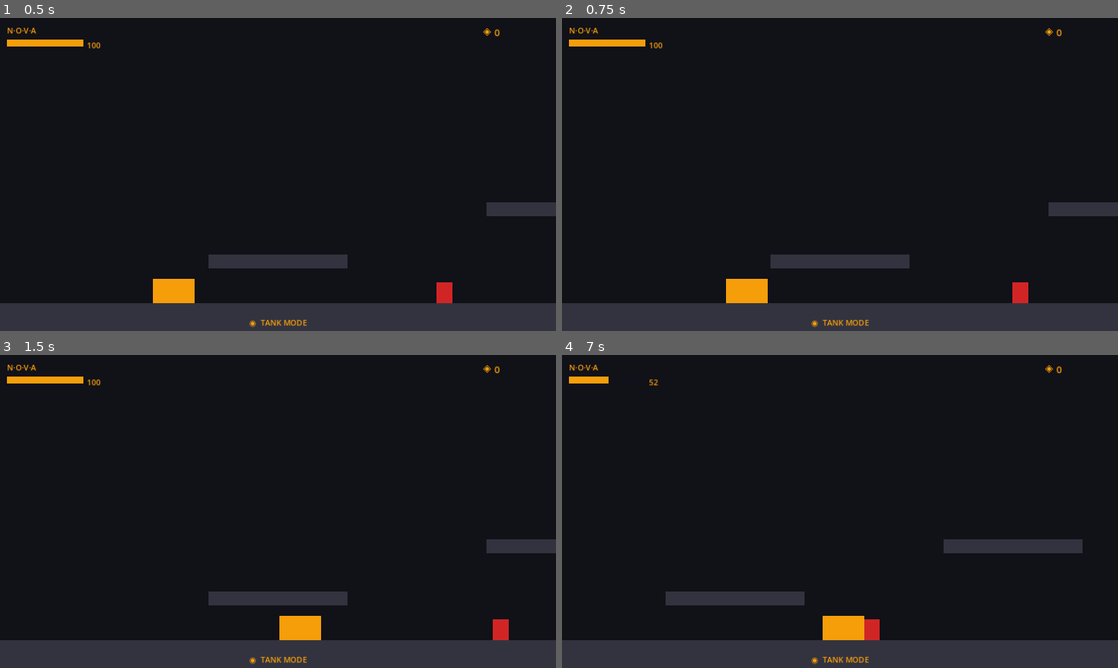
Above: before the commit, frames 1-4 (two rows, left to right).
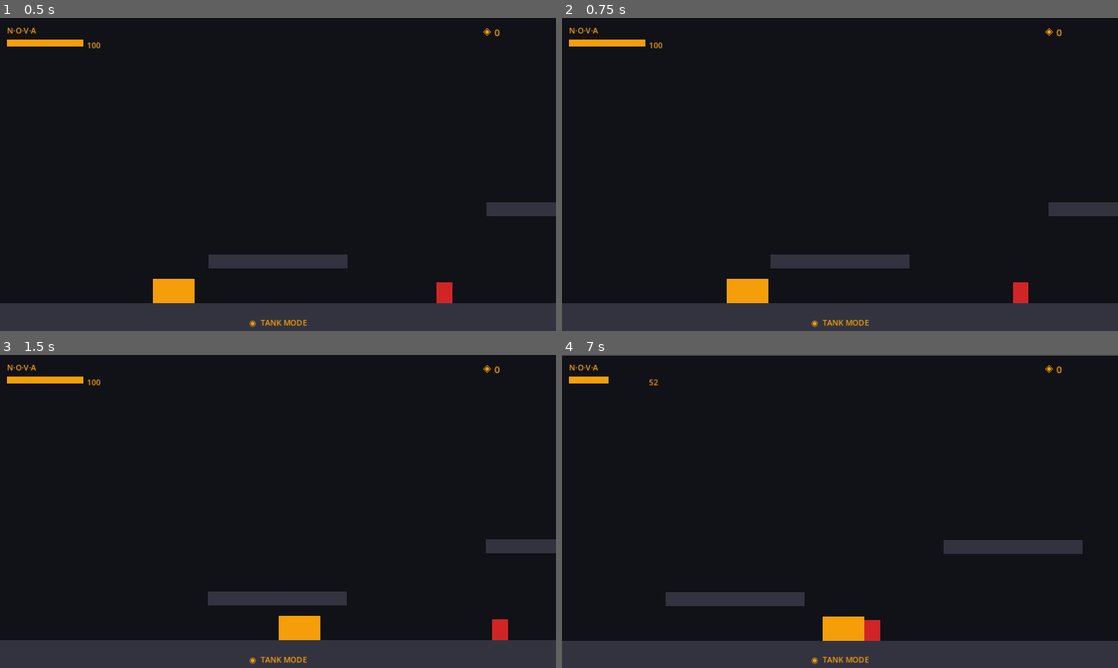
Above: after the commit, the same moments.

Repository: readycheck-studios/steeleternal
Game: Godot game, scene res://scenes/levels/TestRoom.tscn
Two runs of this game, one before a commit and one after it. Both use one fixed random seed, a clock stepped at 60 frames per second and the inputs below.
Inputs (mouse positions are in pixels of both pictures, inside the frame that each line leads up to):
- Up to frame 1 (0.5 s): no input
- Up to frame 2 (0.75 s): move the mouse to (812, 237) at 0.52 s; press the mouse at (812, 237) at 0.53 s; hold D (p_move_right) from 0.53 s (still down)
- Up to frame 3 (1.5 s): keep holding D (p_move_right); tap W (p_jump) at 0.77 s; move the mouse to (444, 558) at 1.27 s; release the mouse at (444, 558) at 1.28 s; click (444, 558) at 1.35 s
- Up to frame 4 (7 s): tap W (p_jump) at 1.52, 3.02, 3.77, 4.52, 6.02, 6.77 s; move the mouse to (673, 464) at 2.02 s; release D (p_move_right) at 2.03 s; hold Space (p_interact) 2.03-2.78 s; hold A (p_move_left) 2.03-4.28 s; click (673, 464) at 2.3 s; move the mouse to (867, 511) at 2.77 s; click (867, 511) at 2.85 s; move the mouse to (756, 433) at 3.52 s; press the mouse at (756, 433) at 3.53 s; move the mouse to (962, 495) at 4.27 s; release the mouse at (962, 495) at 4.28 s; hold D (p_move_right) from 4.28 s (still down); tap Space (p_interact) at 4.35 s; click (962, 495) at 4.55 s; move the mouse to (728, 527) at 5.02 s; press the mouse at (728, 527) at 5.03 s; move the mouse to (895, 442) at 5.77 s; release the mouse at (895, 442) at 5.78 s; click (895, 442) at 5.85 s; move the mouse to (812, 574) at 6.52 s; hold Space (p_interact) from 6.53 s (still down); click (812, 574) at 6.8 s

Frame 1 is identical in both runs. In frame 2, less than 0.1% of the frame differs, in the area x 29-82%, y 83-92%; in frame 3, less than 0.1%; in frame 4, 0.7%, in the area x 0-100%, y 0-92%.

Commit message:
feat: N.O.V.A. kinetic cannon — mouse-aim firing, projectiles, screen shake
- scripts/weapons/projectile.gd: CharacterBody2D, travels at 500px/s,
  deals damage on enemy contact, despawns on world hit or 2s lifetime,
  rotates visual to match travel direction
- scenes/weapons/Projectile.tscn: amber tracer polygon, Layer 6, mask 65
- data/weapons/cannon_kinetic.tres: WeaponData — 25 dmg, 0.25s fire rate,
  0.6 shake intensity
- scripts/globals/Events.gd: add on_screen_shake(intensity) signal
- scripts/player/nova.gd: @export main_weapon + projectile_scene; fires
  toward mouse cursor on p_attack (left click); hardpoint mirrors to
  facing direction; crush damage now routes to enemy.take_damage()
- scripts/player/player_manager.gd: on_screen_shake handler drives
  camera_manager.offset with randf noise decaying at 10x/s
- scenes/player/PlayerRoot.tscn: assign cannon_kinetic.tres + Projectile.tscn
  to NOVA_Tank exports

Co-Authored-By: Claude Sonnet 4.6 <noreply@anthropic.com>

Diff:
--- /dev/null
+++ b/godot/data/weapons/cannon_kinetic.tres
@@ -0,0 +1,13 @@
+[gd_resource type="Resource" script_class="WeaponData" load_steps=2 format=3]
+
+[ext_resource type="Script" path="res://scripts/weapons/WeaponData.gd" id="1_wd"]
+
+[resource]
+script = ExtResource("1_wd")
+weapon_name = "Kinetic Cannon"
+damage = 25.0
+fire_rate = 0.25
+ammo_type = "kinetic"
+screen_shake_intensity = 0.6
+is_automatic = false
+hardpoint = "main"
--- a/godot/scenes/player/PlayerRoot.tscn
+++ b/godot/scenes/player/PlayerRoot.tscn
@@ -1,9 +1,11 @@
-[gd_scene load_steps=7 format=3]
+[gd_scene load_steps=9 format=3]
 
 [ext_resource type="Script" path="res://scripts/player/player_manager.gd" id="1_mgr"]
 [ext_resource type="Script" path="res://scripts/player/nova.gd" id="2_nova"]
 [ext_resource type="Script" path="res://scripts/player/jason.gd" id="3_jason"]
 [ext_resource type="Script" path="res://scripts/player/tether_handler.gd" id="4_tether"]
+[ext_resource type="PackedScene" path="res://scenes/weapons/Projectile.tscn" id="5_proj"]
+[ext_resource type="Resource" path="res://data/weapons/cannon_kinetic.tres" id="6_cannon"]
 
 [sub_resource type="RectangleShape2D" id="RectangleShape2D_nova"]
 size = Vector2(48, 28)
@@ -18,6 +20,8 @@
 collision_layer = 2
 collision_mask = 73
 script = ExtResource("2_nova")
+main_weapon = ExtResource("6_cannon")
+projectile_scene = ExtResource("5_proj")
 
 [node name="CollisionShape2D" type="CollisionShape2D" parent="NOVA_Tank"]
 shape = SubResource("RectangleShape2D_nova")
--- /dev/null
+++ b/godot/scenes/weapons/Projectile.tscn
@@ -0,0 +1,19 @@
+[gd_scene load_steps=3 format=3]
+
+[ext_resource type="Script" path="res://scripts/weapons/projectile.gd" id="1_proj"]
+
+[sub_resource type="RectangleShape2D" id="RectangleShape2D_proj"]
+size = Vector2(14, 4)
+
+[node name="Projectile" type="CharacterBody2D"]
+collision_layer = 32
+collision_mask = 65
+script = ExtResource("1_proj")
+
+[node name="CollisionShape2D" type="CollisionShape2D" parent="."]
+shape = SubResource("RectangleShape2D_proj")
+
+; Amber tracer — elongated along x, rotation applied at runtime by setup()
+[node name="Visual" type="Polygon2D" parent="."]
+polygon = PackedVector2Array(-7, -2, 7, -2, 7, 2, -7, 2)
+color = Color(1.0, 0.82, 0.15, 1.0)
--- a/godot/scripts/globals/Events.gd
+++ b/godot/scripts/globals/Events.gd
@@ -28,3 +28,6 @@
 
 # --- Run ---
 signal on_run_ended(cause: String)  # e.g. "jason_died", "nova_destroyed", "tether_severed"
+
+# --- Camera ---
+signal on_screen_shake(intensity: float)  # 0.0 to 1.0 normalised
--- a/godot/scripts/player/nova.gd
+++ b/godot/scripts/player/nova.gd
@@ -12,10 +12,19 @@
 const FRICTION: float = 800.0
 const GRAVITY_MULTIPLIER: float = 1.5
 const MAX_STABILITY: float = 100.0
-const CRUSH_SPEED_THRESHOLD: float = 120.0  # Min horizontal speed for crush damage
+const CRUSH_SPEED_THRESHOLD: float = 120.0
+const PROJECTILE_SPEED: float = 500.0
+
+@export var main_weapon: WeaponData = null
+@export var projectile_scene: PackedScene = null
+
+@onready var weapon_hardpoint: Marker2D = $WeaponHardpoint
 
 var stability: float = MAX_STABILITY
 var is_stalled: bool = false
+
+var _facing_dir: float = 1.0
+var _fire_cooldown: float = 0.0
 
 var _gravity: float = ProjectSettings.get_setting("physics/2d/default_gravity")
 
@@ -28,10 +37,22 @@
 func _physics_process(delta: float) -> void:
 	if is_stalled:
 		return
+	_fire_cooldown = maxf(_fire_cooldown - delta, 0.0)
 	_apply_gravity(delta)
 	_handle_movement(delta)
 	move_and_slide()
 	_check_crush_damage()
+
+	# Auto-fire for automatic weapons
+	if main_weapon and main_weapon.is_automatic and Input.is_action_pressed("p_attack"):
+		_fire_cannon()
+
+
+func _unhandled_input(event: InputEvent) -> void:
+	if is_stalled:
+		return
+	if event.is_action_pressed("p_attack"):
+		_fire_cannon()
 
 
 func _apply_gravity(delta: float) -> void:
@@ -43,12 +64,14 @@
 	var dir := Input.get_axis("p_move_left", "p_move_right")
 	if dir != 0.0:
 		velocity.x = move_toward(velocity.x, dir * MOVE_SPEED, ACCELERATION * delta)
+		_facing_dir = dir
 	else:
 		velocity.x = move_toward(velocity.x, 0.0, FRICTION * delta)
+	# Mirror hardpoint to the facing side
+	weapon_hardpoint.position.x = absf(weapon_hardpoint.position.x) * _facing_dir
 
 
 func _check_crush_damage() -> void:
-	# High-speed collision with an enemy layer body deals crush damage.
 	for i in get_slide_collision_count():
 		var col := get_slide_collision(i)
 		if col.get_collider() == null:
@@ -56,8 +79,32 @@
 		var collider := col.get_collider()
 		if collider is CharacterBody2D and (collider.collision_layer & 64):
 			if absf(velocity.x) > CRUSH_SPEED_THRESHOLD:
-				# TODO: route damage to enemy via Events once enemy system is built
-				pass
+				if collider.has_method("take_damage"):
+					collider.take_damage(absf(velocity.x) * 0.15)
+
+
+# --- Cannon ---
+
+func _fire_cannon() -> void:
+	if _fire_cooldown > 0.0 or projectile_scene == null:
+		return
+
+	var fire_rate := main_weapon.fire_rate if main_weapon else 0.25
+	_fire_cooldown = fire_rate
+
+	# Aim toward mouse cursor
+	var mouse_world := get_global_mouse_position()
+	var aim_dir := (mouse_world - weapon_hardpoint.global_position).normalized()
+
+	var proj: CharacterBody2D = projectile_scene.instantiate()
+	get_tree().current_scene.add_child(proj)
+	proj.global_position = weapon_hardpoint.global_position
+
+	var dmg := main_weapon.damage if main_weapon else 25.0
+	proj.setup(aim_dir, PROJECTILE_SPEED, dmg)
+
+	var shake := main_weapon.screen_shake_intensity if main_weapon else 0.5
+	Events.on_screen_shake.emit(shake)
 
 
 # --- Stability ---
--- a/godot/scripts/player/player_manager.gd
+++ b/godot/scripts/player/player_manager.gd
@@ -13,6 +13,10 @@
 
 var active_pawn: Pawn = Pawn.NOVA
 var _run_over: bool = false
+var _shake_intensity: float = 0.0
+
+const SHAKE_DECAY: float = 10.0
+const SHAKE_PIXELS: float = 8.0  # Max pixel offset at intensity 1.0
 
 # Jason must be within this radius of N.O.V.A. to remount or restart her.
 const MOUNT_RADIUS: float = 48.0
@@ -23,6 +27,7 @@
 	_activate_pawn(Pawn.NOVA)
 	Events.on_tank_stalled.connect(_on_tank_stalled)
 	Events.on_run_ended.connect(_on_run_ended)
+	Events.on_screen_shake.connect(_on_screen_shake)
 	# Deferred so all enemy _ready() calls finish connecting before this fires.
 	call_deferred("_emit_initial_pawn")
 
@@ -31,10 +36,24 @@
 	Events.on_pawn_swapped.emit(nova)
 
 
-func _process(_delta: float) -> void:
-	# Keep camera snapped to active pawn each frame.
-	# Camera2D's position_smoothing handles the lerped follow effect.
+func _process(delta: float) -> void:
 	camera_manager.global_position = _get_pawn_node(active_pawn).global_position
+	_update_screen_shake(delta)
+
+
+func _update_screen_shake(delta: float) -> void:
+	if _shake_intensity > 0.0:
+		camera_manager.offset = Vector2(
+			randf_range(-_shake_intensity, _shake_intensity),
+			randf_range(-_shake_intensity, _shake_intensity)
+		)
+		_shake_intensity = lerpf(_shake_intensity, 0.0, SHAKE_DECAY * delta)
+	else:
+		camera_manager.offset = Vector2.ZERO
+
+
+func _on_screen_shake(intensity: float) -> void:
+	_shake_intensity = maxf(_shake_intensity, intensity * SHAKE_PIXELS)
 
 
 func _unhandled_input(event: InputEvent) -> void:
--- /dev/null
+++ b/godot/scripts/weapons/projectile.gd
@@ -0,0 +1,49 @@
+# projectile.gd
+# A single fired projectile. Travels in a straight line, deals damage on
+# enemy contact, and despawns on world contact or lifetime expiry.
+#
+# Collision Layer: 6 (Projectiles) → value 32
+# Collision Mask:  1 (World) | 7 (Enemies) = 65
+extends CharacterBody2D
+
+var damage: float = 25.0
+var speed: float = 500.0
+var direction: Vector2 = Vector2.RIGHT
+var lifetime: float = 2.0
+
+var _age: float = 0.0
+
+
+func _ready() -> void:
+	collision_layer = 32  # Layer 6
+	collision_mask = 65   # World(1) + Enemies(64)
+
+
+func setup(dir: Vector2, spd: float, dmg: float) -> void:
+	direction = dir.normalized()
+	speed = spd
+	damage = dmg
+	# Rotate visual to match travel direction
+	rotation = direction.angle()
+
+
+func _physics_process(delta: float) -> void:
+	_age += delta
+	if _age >= lifetime:
+		queue_free()
+		return
+
+	velocity = direction * speed
+	move_and_slide()
+
+	# Check for hits after move
+	for i in get_slide_collision_count():
+		var col := get_slide_collision(i)
+		var collider := col.get_collider()
+		if collider == null:
+			continue
+		# Damage enemies
+		if collider.collision_layer & 64 and collider.has_method("take_damage"):
+			collider.take_damage(damage)
+		queue_free()
+		return
